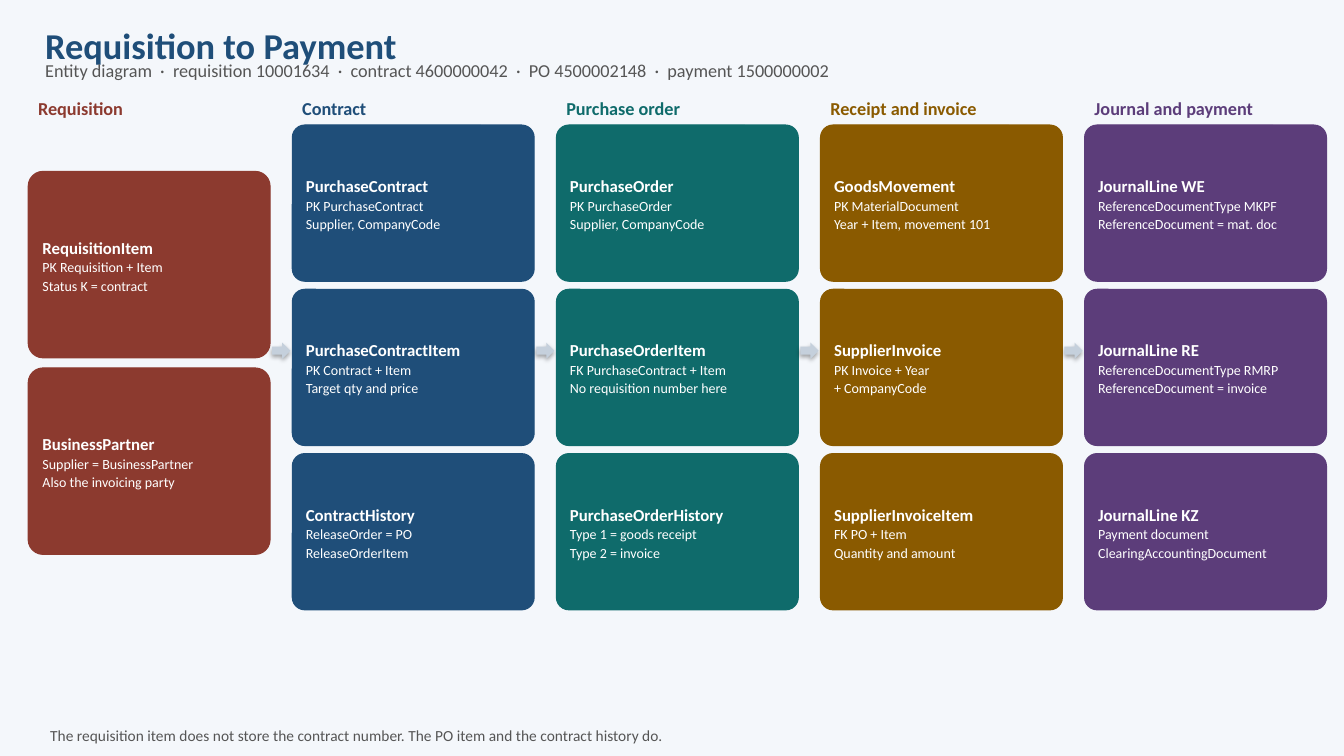
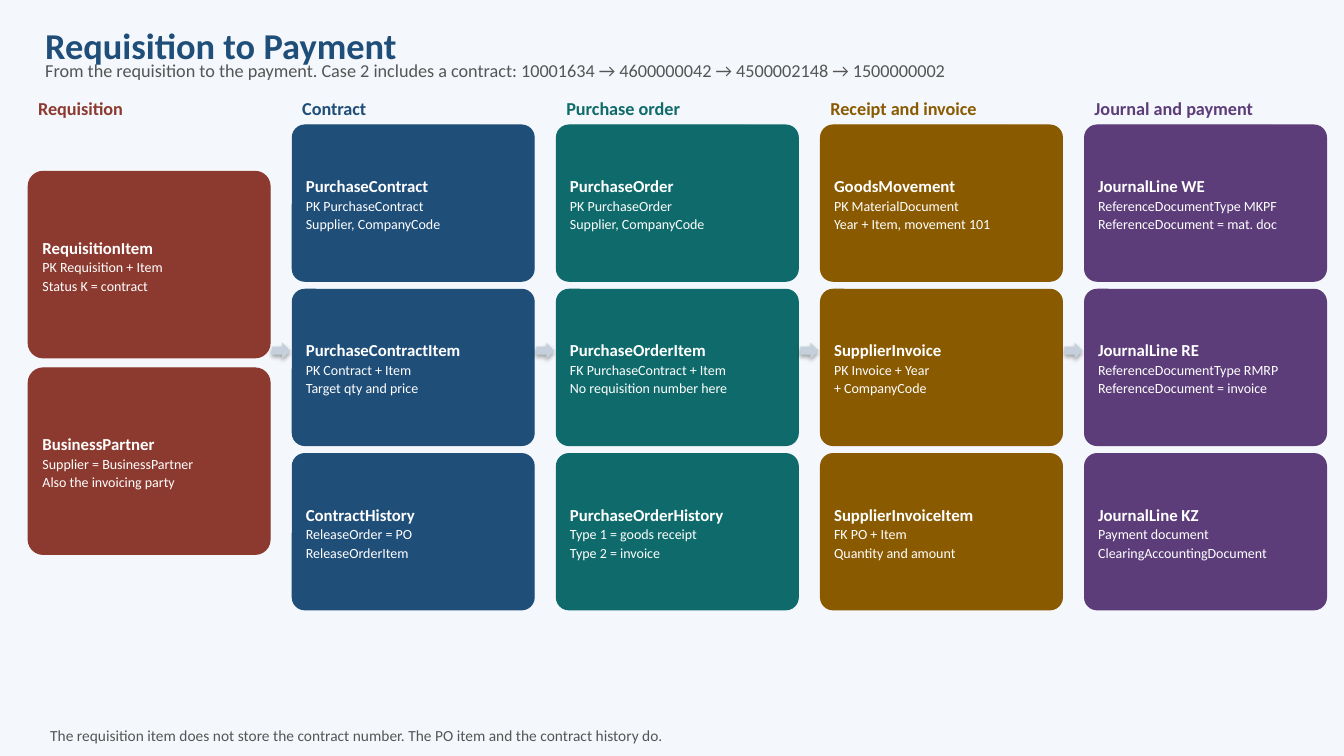
Before and after one commit to aleo25672/sap-dex2file, a slide deck: slide 1 of docs/REQUISITION_TO_PAYMENT_ER.pptx. Drawn at 1344x756 pixels with LibreOffice and Linux fonts; fonts in the diff are those of the drawing. Boxes give left, top, right and bottom in pixels: in the first picture for what was removed or moved away, otherwise in the second. Text is boxed around its words. In the diff, an @@ line names an element or a change of style, - is before the commit and + after.

```diff
--- a/docs/REQUISITION_TO_PAYMENT_ER.pptx
+++ b/docs/REQUISITION_TO_PAYMENT_ER.pptx
@@ text at box(45, 62, 945, 80): text changed @@
-Entity diagram · requisition 10001634 · contract 4600000042 · PO 4500002148 · payment 1500000002
+From the requisition to the payment. Case 2 includes a contract: 10001634 → 4600000042 → 4500002148 → 1500000002
```
Also in this commit, not shown: 1 other slide changed, 2 other files.
